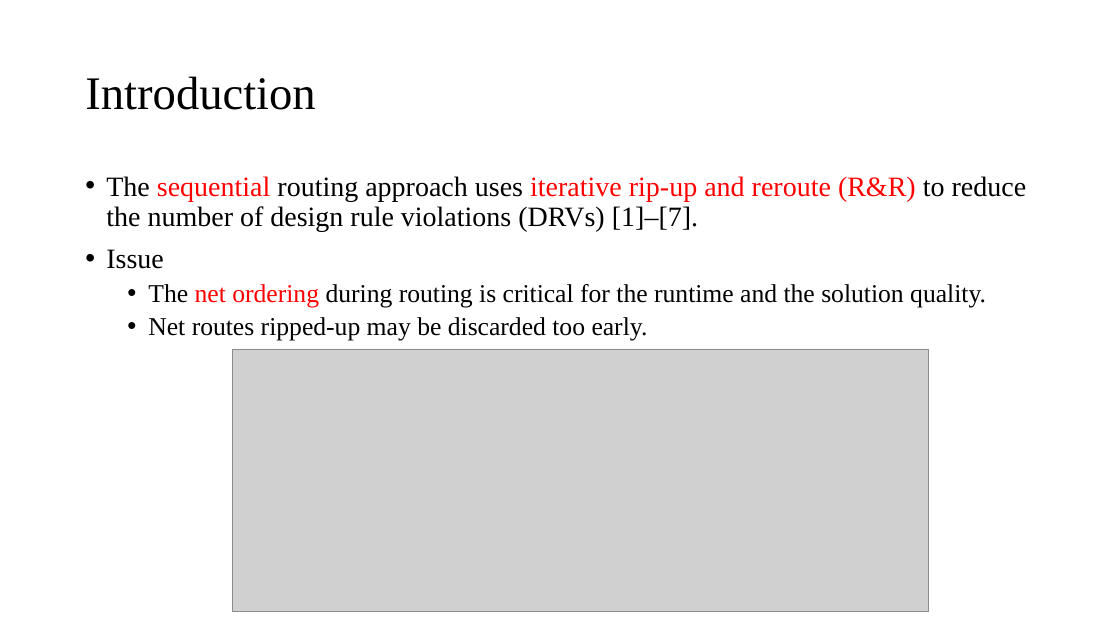
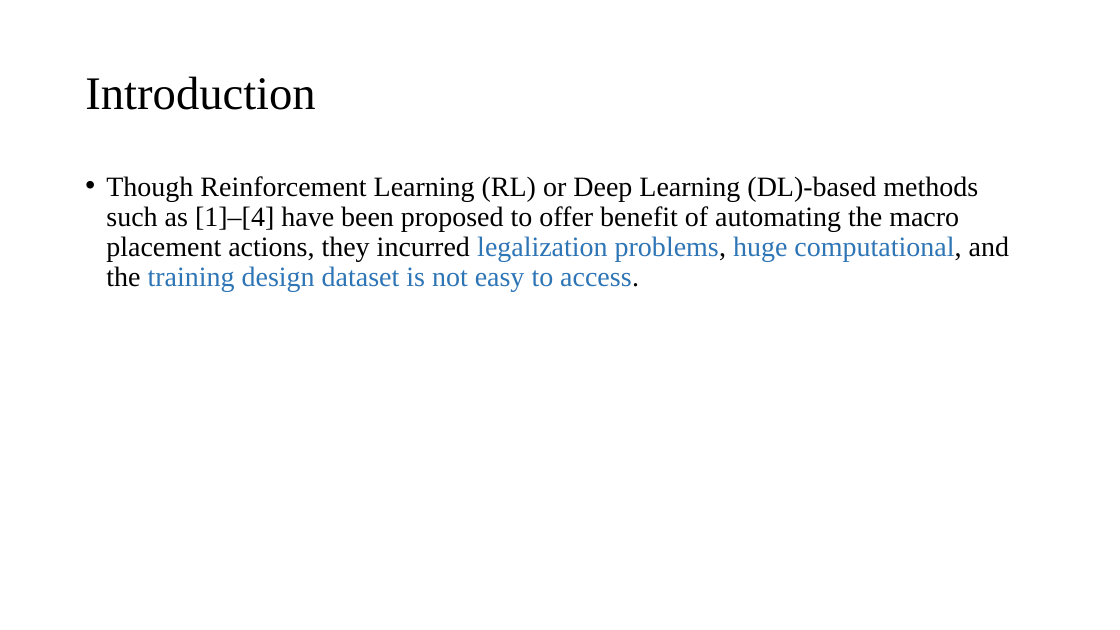
Before and after one commit to demon02130101/Lab, a slide deck: slide 2 of PPT/New.pptx. Drawn at 1120x630 pixels with LibreOffice and Linux fonts; fonts in the diff are those of the drawing; grey boxes stand for pictures. Boxes give left, top, right and bottom in pixels: in the first picture for what was removed or moved away, otherwise in the second. Text is boxed around its words. In the diff, an @@ line names an element or a change of style, - is before the commit and + after.

```diff
--- a/PPT/New.pptx
+++ b/PPT/New.pptx
@@ text at [106,176,1009,292]: text changed @@
-• The sequential routing approach uses iterative rip-up and reroute (R&R) to reduce the number of design rule violations (DRVs) [1]–[7].
-• Issue
-  • The net ordering during routing is critical for the runtime and the solution quality.
-  • Net routes ripped-up may be discarded too early.
+• Though Reinforcement Learning (RL) or Deep Learning (DL)-based methods such as [1]–[4] have been proposed to offer benefit of automating the macro placement actions, they incurred legalization problems, huge computational, and the training design dataset is not easy to access.
@@ picture removed at [233,349,929,612] @@
```
Also in this commit, not shown: 1 other file.
